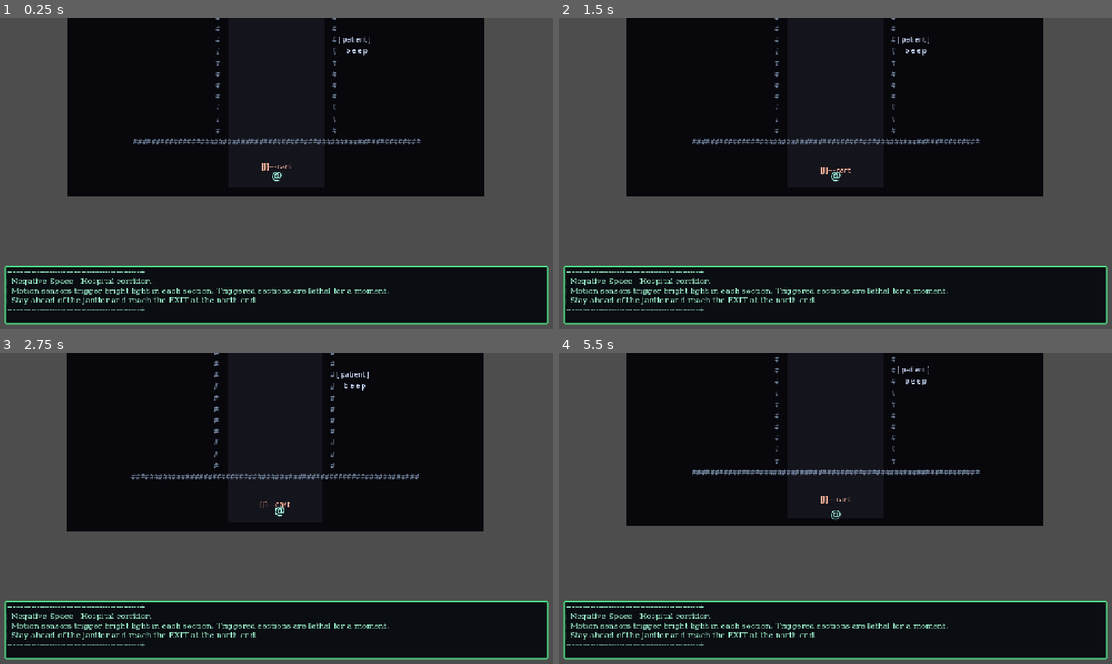
Above: before the commit, frames 1-4 (two rows, left to right).
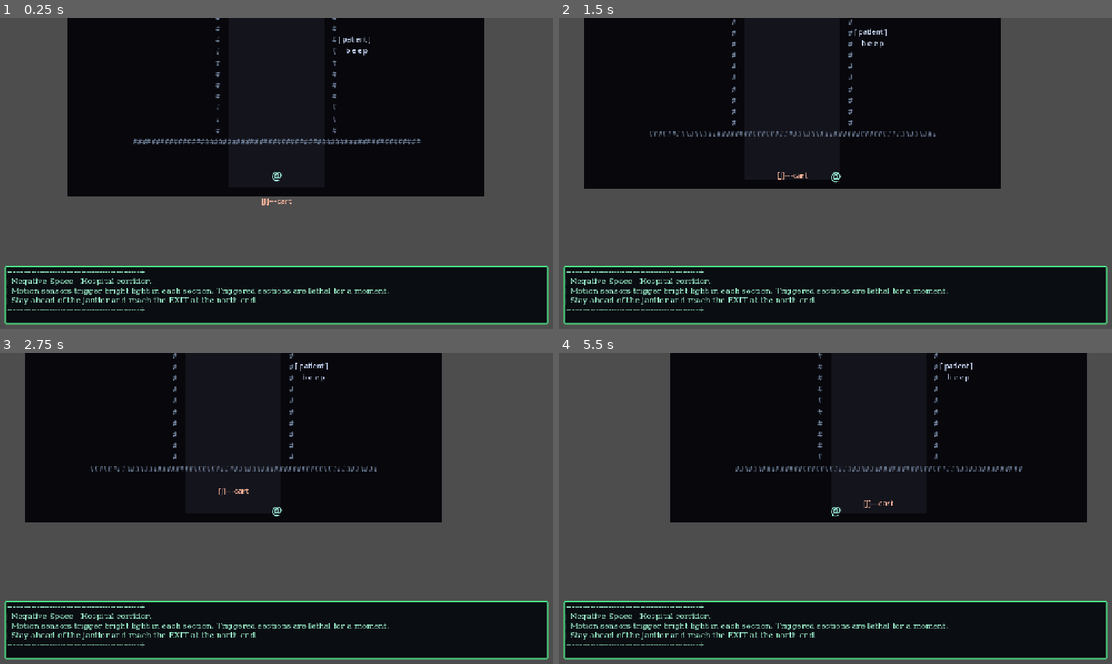
Above: after the commit, the same moments.

Repository: NicolasCandelaria/negative-space-game
Game: Godot game, scene res://scenes/level_04_hospital.tscn
Same seed, same stepped clock (60 frames per second), same inputs: the game is played once before the commit and once after it. This scene is started directly instead of the project's main scene.
Inputs:
- Up to frame 1 (0.25 s): no input
- Up to frame 2 (1.5 s): tap Enter at 0.5 s; hold D 0.53-1.28 s; hold S from 1.28 s (still down)
- Up to frame 3 (2.75 s): release S at 2.03 s; hold D from 2.03 s (still down)
- Up to frame 4 (5.5 s): release D at 2.78 s; hold W 2.78-3.53 s; hold A 3.53-5.03 s; hold S from 5.03 s (still down)

The runs differ from the first frame. In frame 1, 0.1% of the frame differs, in the area x 47-53%, y 46-61%; in frame 2, 12%; in frame 3, 12%, in the area x 4-88%, y 0-58%; in frame 4, 11%.
Error after the commit: Cannot call method 'get_first_node_in_group' on a null value. (res://scripts/level_04_hospital.gd:114)

Commit message:
Fix Level 4 janitor spawn.
Start and reset the janitor farther below the player so the hospital corridor no longer insta-kills on level load.

Co-authored-by: Cursor <cursoragent@cursor.com>

Diff:
--- a/scenes/level_04_hospital.tscn
+++ b/scenes/level_04_hospital.tscn
@@ -201,7 +201,7 @@
 vertical_alignment = 1
 
 [node name="Janitor" type="Node2D" parent="."]
-position = Vector2(0, 260)
+position = Vector2(0, 340)
 
 [node name="Touch" type="Area2D" parent="Janitor"]
 collision_layer = 0
--- a/scripts/level_04_hospital.gd
+++ b/scripts/level_04_hospital.gd
@@ -52,7 +52,7 @@
 
 	_janitor.position.y -= JANITOR_SPEED * delta
 	if _janitor.position.y < -286.0:
-		_janitor.position.y = 300.0
+		_janitor.position.y = 340.0
 
 
 func _physics_process(_delta: float) -> void:
